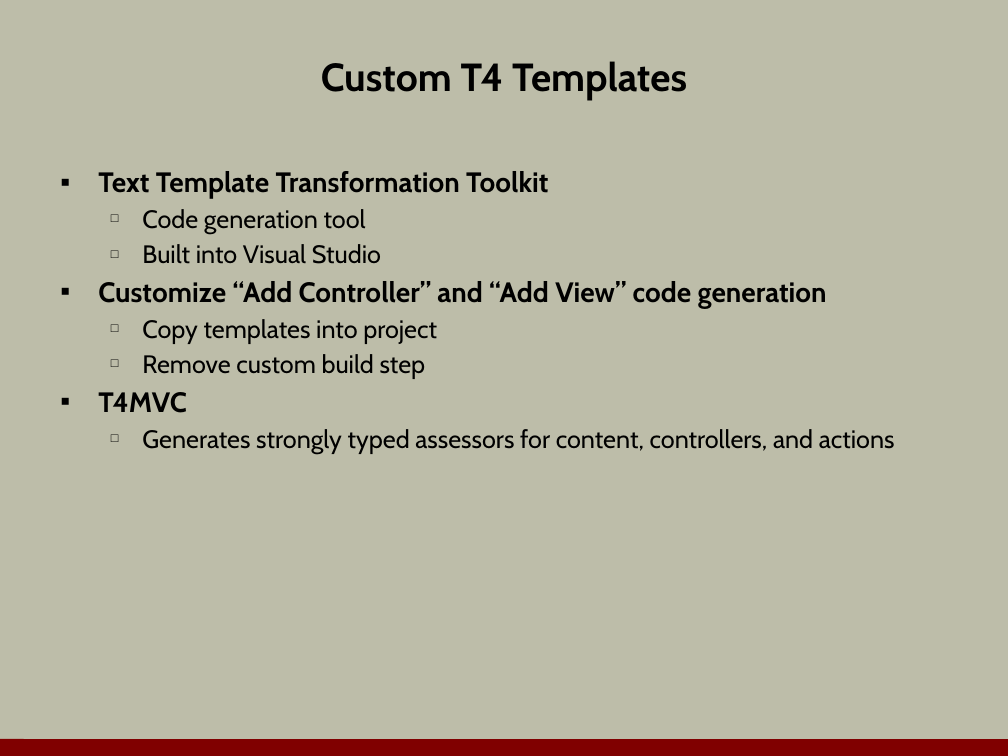
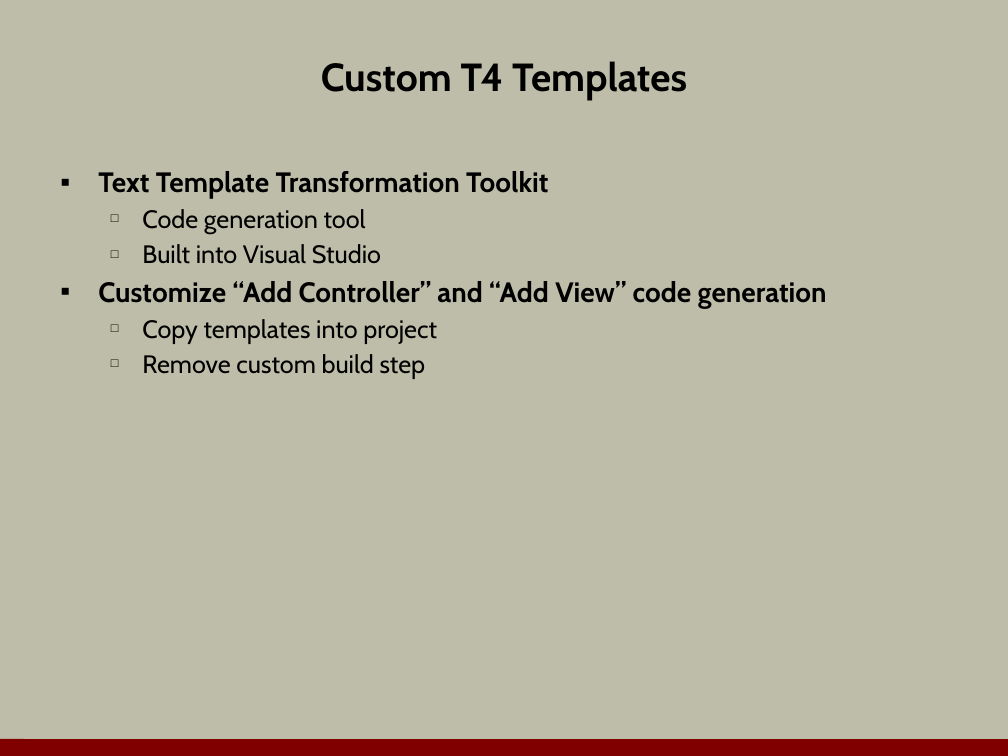
Before and after one commit to OdeToCode/classes, a slide deck: slide 21 of mvc/slides/03_Views.pptx (slide 22 before the commit). Drawn at 1008x756 pixels with LibreOffice and Linux fonts; fonts in the diff are those of the drawing; background and template pictures are left out. Boxes give left, top, right and bottom in pixels: in the first picture for what was removed or moved away, otherwise in the second. Text is boxed around its words. In the diff, an @@ line names an element or a change of style, - is before the commit and + after.

```diff
--- a/mvc/slides/03_Views.pptx
+++ b/mvc/slides/03_Views.pptx
@@ text at box(98, 392, 895, 454): paragraphs removed @@
-▪ T4MVC
-  □ Generates strongly typed assessors for content, controllers, and actions
```
Also in this commit, not shown: 1 other slide changed, 1 slide removed, 4 other files.
